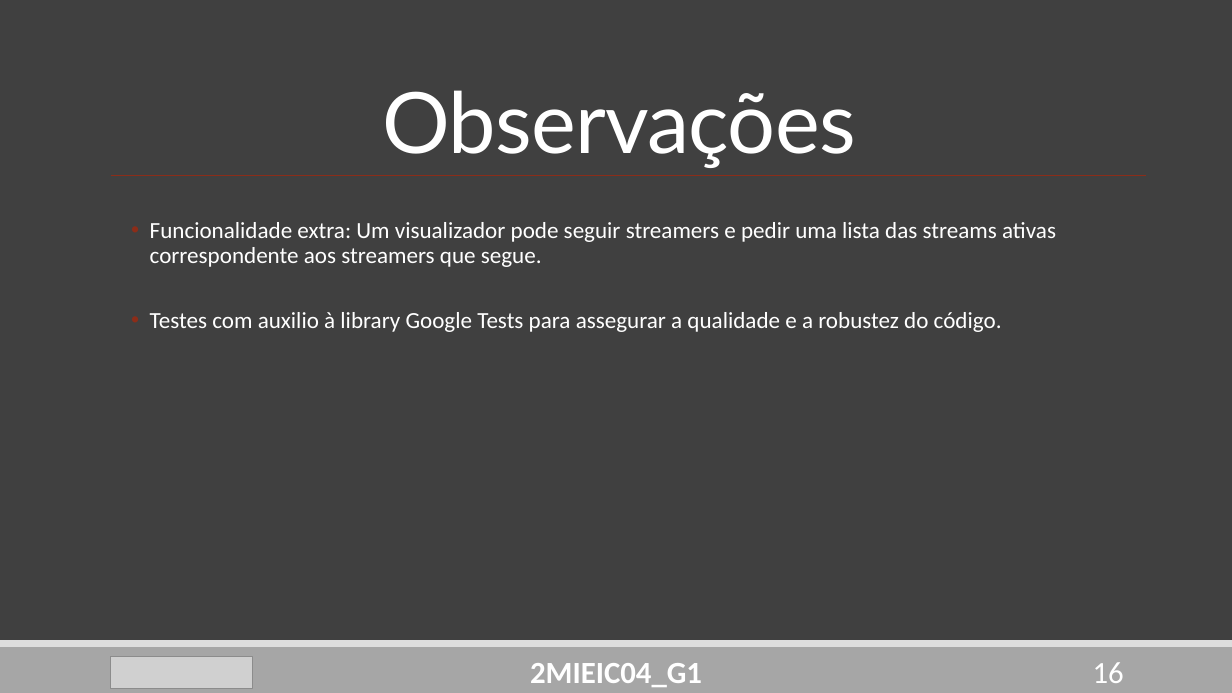
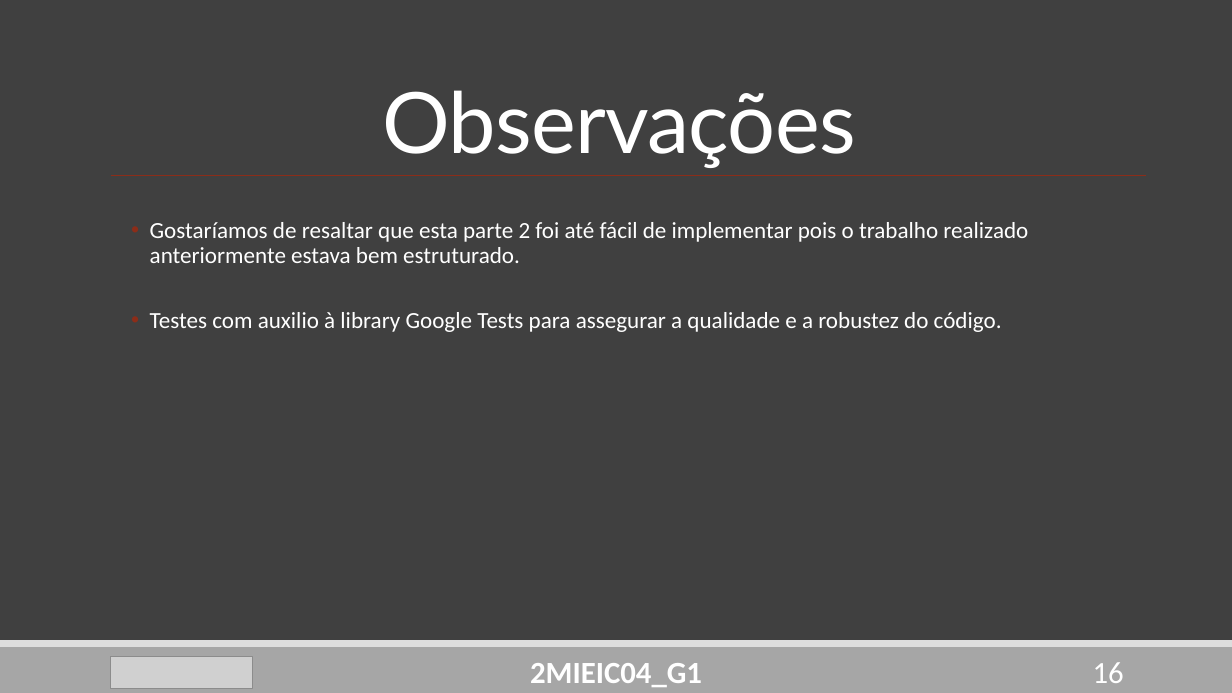
Before and after one commit to DoStini/FEUP-AEDA-proj, a slide deck: slide 16 of StreamZ__P2.pptx. Drawn at 1232x693 pixels with LibreOffice and Linux fonts; fonts in the diff are those of the drawing; grey boxes stand for pictures. Boxes give left, top, right and bottom in pixels: in the first picture for what was removed or moved away, otherwise in the second. Text is boxed around its words. In the diff, an @@ line names an element or a change of style, - is before the commit and + after.

```diff
--- a/StreamZ__P2.pptx
+++ b/StreamZ__P2.pptx
@@ text at (x1=150, y1=222, x2=1028, y2=263): text changed @@
-  • Funcionalidade extra: Um visualizador pode seguir streamers e pedir uma lista das streams ativas correspondente aos streamers que segue.
+  • Gostaríamos de resaltar que esta parte 2 foi até fácil de implementar pois o trabalho realizado anteriormente estava bem estruturado.
```
Also in this commit, not shown: 11 other slides changed, 2 other files.
